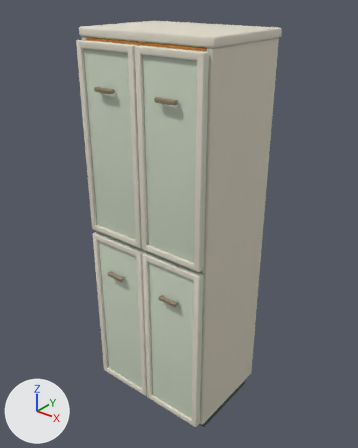
An edit to the Blender file assets-source/blender/tall-pantry-cabinet.blend, drawn before and after from the same camera.
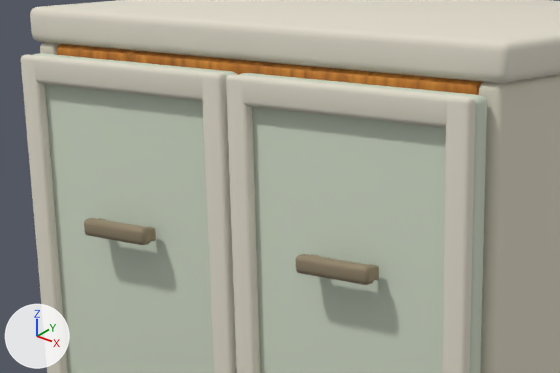
The first picture shows the older version from a 50 mm camera at (1.58, -1.94, 2.39) aimed at (0.0, 0.03, 1.16). The close-ups show the older and then the newer version on the part from 20% to 64% of the width and 5% to 29% of the height of that picture. Only the edits that show in the close-ups are written down. The lights are fixed; the arrows at lower left show +X, +Y and +Z.

Script lines for the objects in view, before the commit:
```python
me_cube_005 = bpy.data.meshes.new('Cube.005')
me_cube_005.from_pydata(...)  # 96 vertices, 98 faces; spans x -0.356..0.356, y -0.242..0.305, z 2.119..2.155
me_cube_005.polygons.foreach_set('use_smooth', [True] * 98)
me_cube_005.materials.append(mat_wood_honey_textured)  # picture img_handpainted_honey_oak_png
me_cube_030 = bpy.data.meshes.new('Cube.030')
me_cube_030.from_pydata(...)  # 96 vertices, 98 faces; spans x -0.2498..-0.1327, y -0.31..-0.2906, z 1.9194..1.9424
me_cube_030.polygons.foreach_set('use_smooth', [True] * 98)
me_cube_030.materials.append(mat_pulls_and_controls)  # brown #97896f
me_cube_031 = bpy.data.meshes.new('Cube.031')
me_cube_031.from_pydata(...)  # 96 vertices, 98 faces; spans x 0.004..0.379, y -0.272..-0.246, z 1.135..2.142
me_cube_031.polygons.foreach_set('use_smooth', [True] * 98)
me_cube_031.materials.append(mat_variant_surface_001)  # light grey #ced8c5
ob_carcass_shelf_001 = bpy.data.objects.new('carcass_shelf.001', me_cube_005)
ob_carcass_shelf_001.location = (0.0, 0.0, 0.0)
ob_door_or_drawer_front_003 = bpy.data.objects.new('door_or_drawer_front.003', me_cube_031)
ob_door_or_drawer_front_003.location = (0.0, 0.0, 0.0)
ob_rounded_bar_pull_002 = bpy.data.objects.new('rounded_bar_pull.002', me_cube_030)
ob_rounded_bar_pull_002.location = (0.0, 0.0, 0.0)
# also in view: 'framed_vertical_stile.004' at (-0.36, -0.28, 1.64); 'layered_crown' at (0.0, 0.03, 2.18); 'framed_vertical_stile.005' at (-0.02, -0.28, 1.64); 'framed_horizontal_rail.005' at (-0.19, -0.28, 2.12); 'thick_side_panel.001' at (0.37, 0.03, 1.12)
```
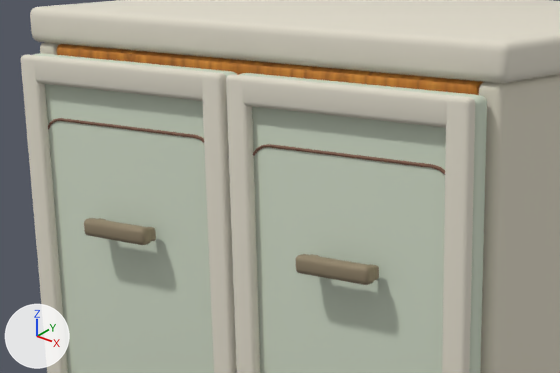
Where the change shows, as pixel boxes (x1, y1, x2, y2) in the close-ups (560 x 373 px):
```json
{"object": "inset_front_bead", "change": "added", "after": [48, 118, 445, 175]}
```

The change, as JSON lines over the scene's bpy script:
```json
{"op": "add", "block": "mat_wood_dark", "code": ["mat_wood_dark = principled_material('wood-dark')", "mat_wood_dark.base_color = (0.24, 0.12, 0.075)  # brown #86614d", "mat_wood_dark.roughness = 0.9"]}
{"op": "add", "block": "me_inset_front_bead_007", "code": ["me_inset_front_bead_007 = bpy.data.meshes.new('inset_front_bead.007')", "me_inset_front_bead_007.from_pydata(...)  # 600 vertices, 584 faces; spans x -0.36..0.36, y -0.27, z 0.18..2.06", "me_inset_front_bead_007.materials.append(mat_wood_dark)  # brown #86614d"]}
{"op": "add", "block": "ob_inset_front_bead", "code": ["ob_inset_front_bead = bpy.data.objects.new('inset_front_bead', me_inset_front_bead_007)", "ob_inset_front_bead.location = (0.0, 0.0, 0.0)"]}
```
